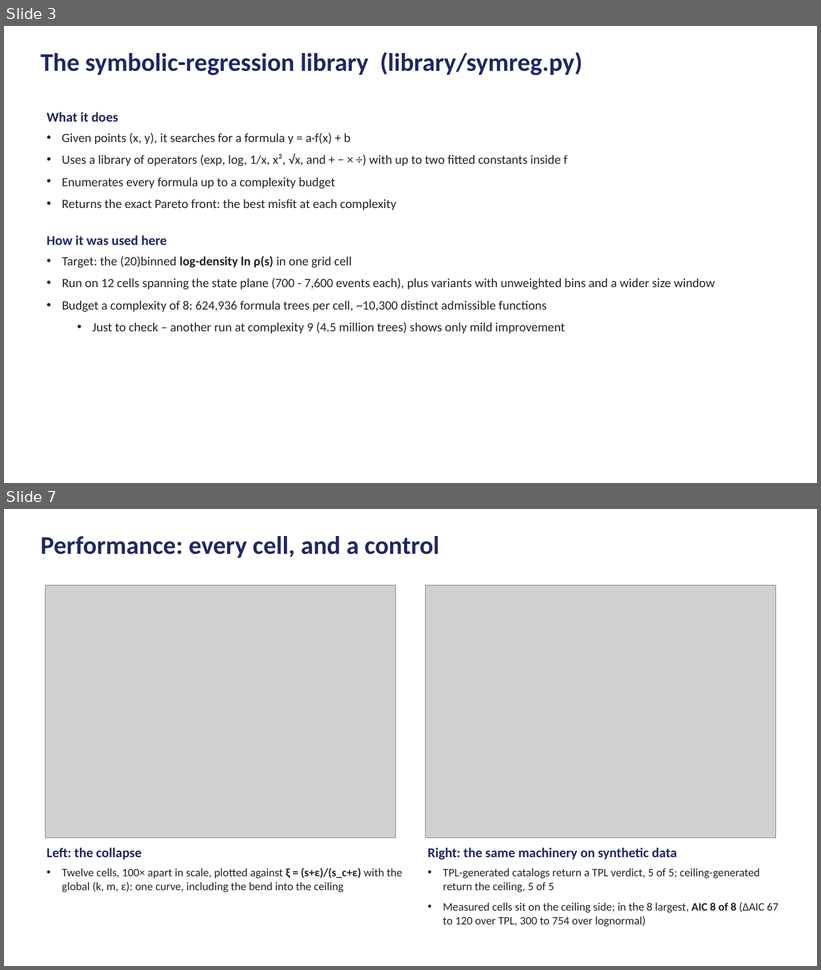
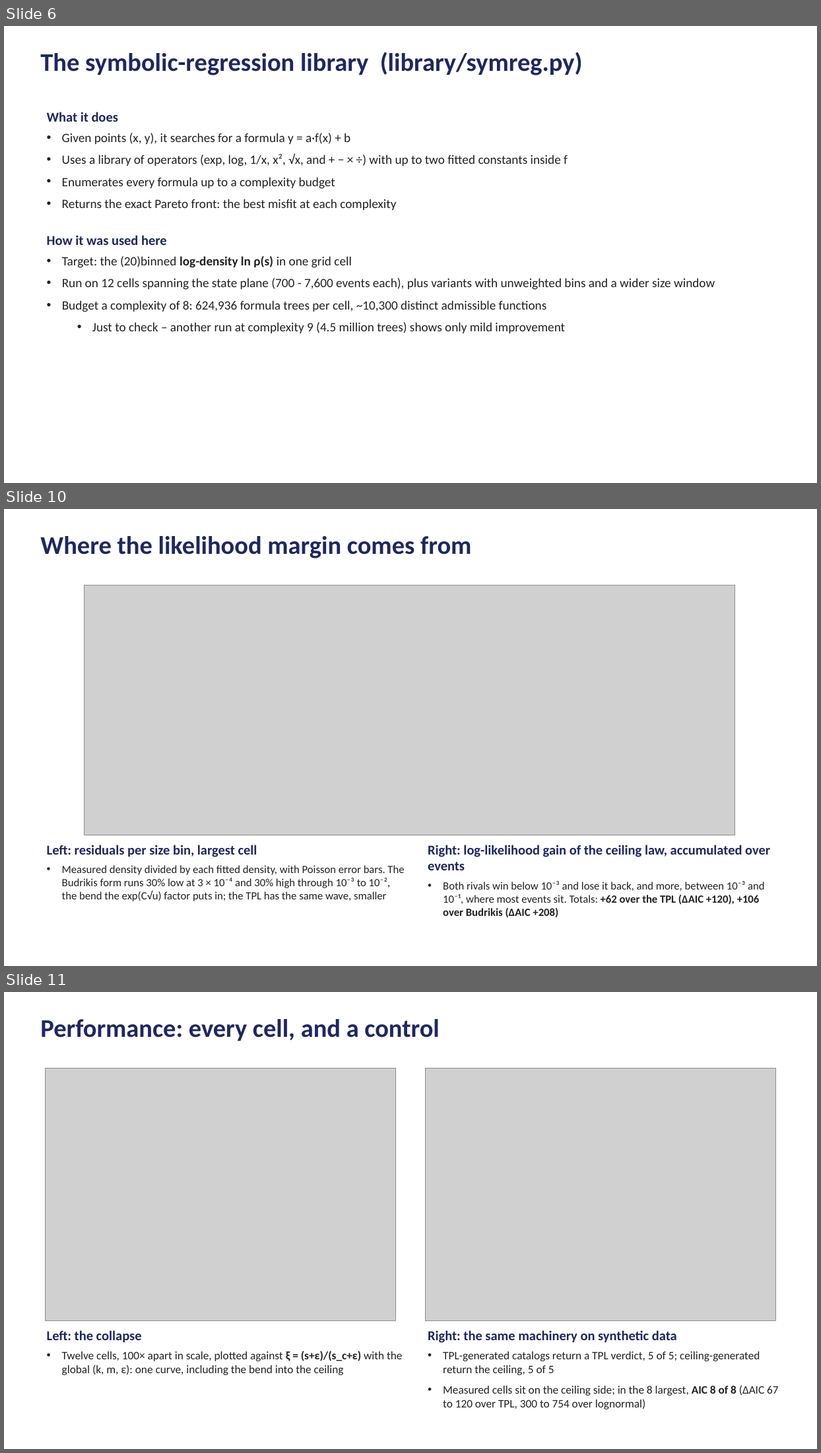
Before and after one commit to Samc73/SEEM, a slide deck: SEEM_project_deck.pptx. Shown one above the other, each under a label of ours: slides 3 and 7 before the commit, slides 6, 10 and 11 after it; the slides between them are not shown. The pictures are 821x970 and 821x1453 pixels, drawn with LibreOffice and Linux fonts; fonts in the diff are those of the drawing; grey boxes stand for pictures. Boxes give left, top, right and bottom in pixels: in the first picture for what was removed or moved away, otherwise in the second. Text is boxed around its words. In the diff, an @@ line names an element or a change of style, - is before the commit and + after.

```diff
--- a/SEEM_project_deck.pptx
+++ b/SEEM_project_deck.pptx
@@ slide 10 added at (4, 509, 817, 966), background #FFFFFF @@
@@ text added at (40, 536, 471, 559), 30 pt, text #1E2761, bold @@
+Where the likelihood margin comes from
@@ picture added at (84, 586, 735, 835) @@
@@ text added at (47, 845, 404, 902), 13 pt, text #212121 @@
+Left: residuals per size bin, largest cell
+• Measured density divided by each fitted density, with Poisson error bars. The Budrikis form runs 30% low at 3 × 10⁻⁴ and 30% high through 10⁻³ to 10⁻², the bend the exp(C√u) factor puts in; the TPL has the same wave, smaller
@@ text added at (428, 845, 770, 918), 13 pt, text #212121, bold @@
+Right: log-likelihood gain of the ceiling law, accumulated over events
+• Both rivals win below 10⁻³ and lose it back, and more, between 10⁻³ and 10⁻¹, where most events sit. Totals: +62 over the TPL (ΔAIC +120), +106 over Budrikis (ΔAIC +208)
@@ what was slide 3 is now slide 6 @@
@@ what was slide 7 is now slide 11 @@
```
Also in this commit, not shown: 4 slides changed, 3 other slides added, 8 other files.
